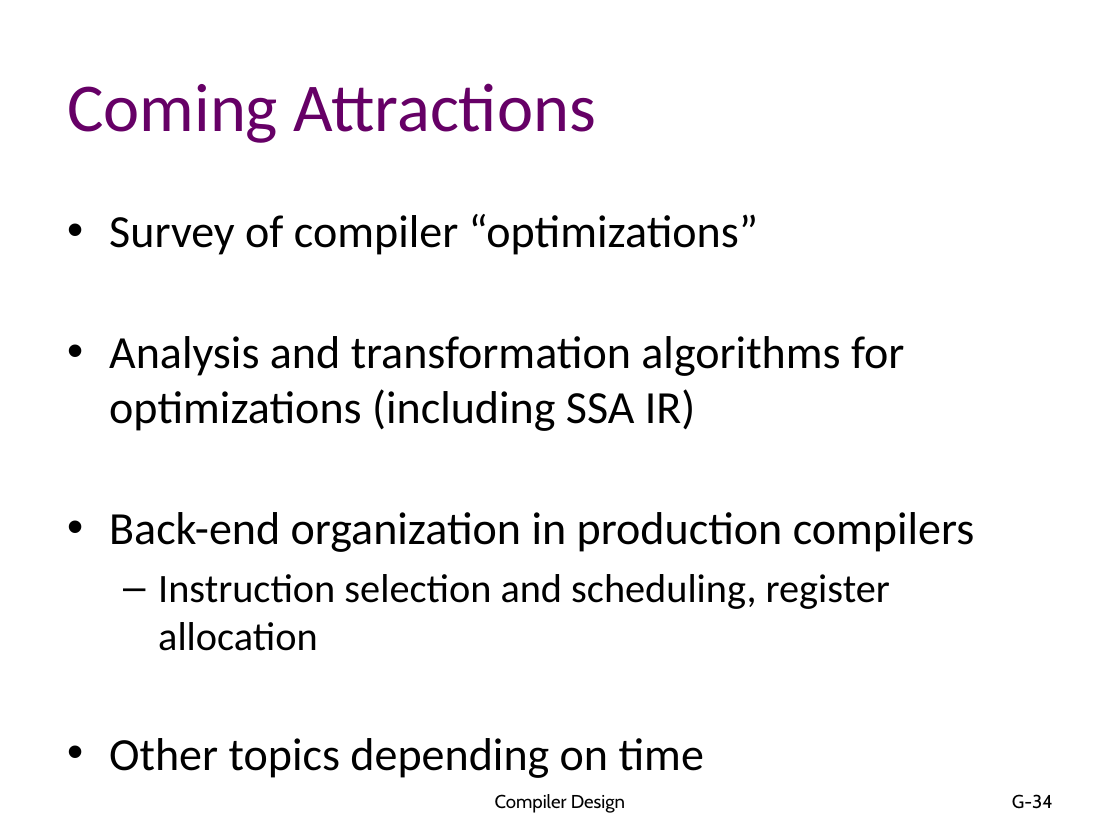
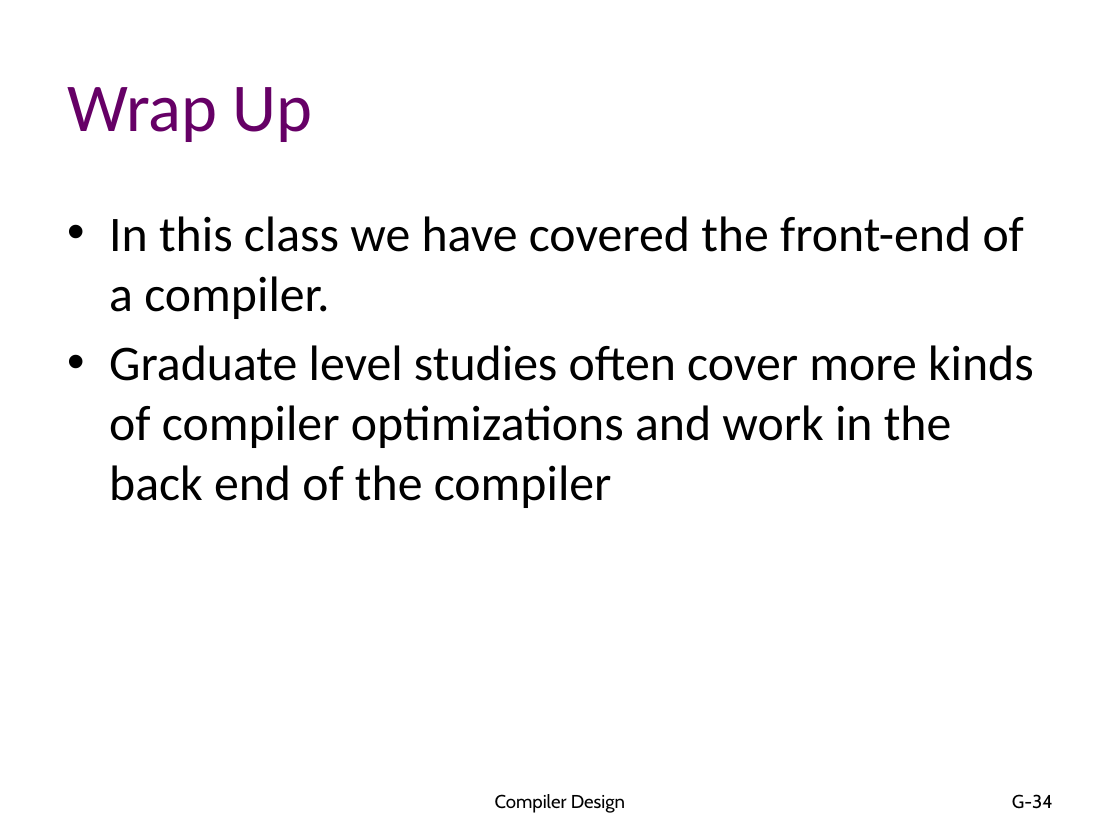
Before and after one commit to atu-se/atu.innomadic.com, a slide deck: slide 34 of courses/compilers/lectures/G-IRs.pptx. Drawn at 1120x840 pixels with LibreOffice and Linux fonts; fonts in the diff are those of the drawing. Boxes give left, top, right and bottom in pixels: in the first picture for what was removed or moved away, otherwise in the second. Text is boxed around its words. In the diff, an @@ line names an element or a change of style, - is before the commit and + after.

Commit message:
Changes to compilers slides

```diff
--- a/courses/compilers/lectures/G-IRs.pptx
+++ b/courses/compilers/lectures/G-IRs.pptx
@@ title at [67, 87, 313, 142]: text changed @@
-Coming Attractions
+Wrap Up
@@ text at [109, 216, 1034, 508]: text changed; size 29.6 to 32 pt @@
-• Survey of compiler “optimizations”
-• Analysis and transformation algorithms for optimizations (including SSA IR)
-• Back-end organization in production compilers
-  – Instruction selection and scheduling, register allocation
-• Other topics depending on time
+• In this class we have covered the front-end of a compiler.
+• Graduate level studies often cover more kinds of compiler optimizations and work in the back end of the compiler
```
Also in this commit, not shown: 1 slide added, 1 other file.
